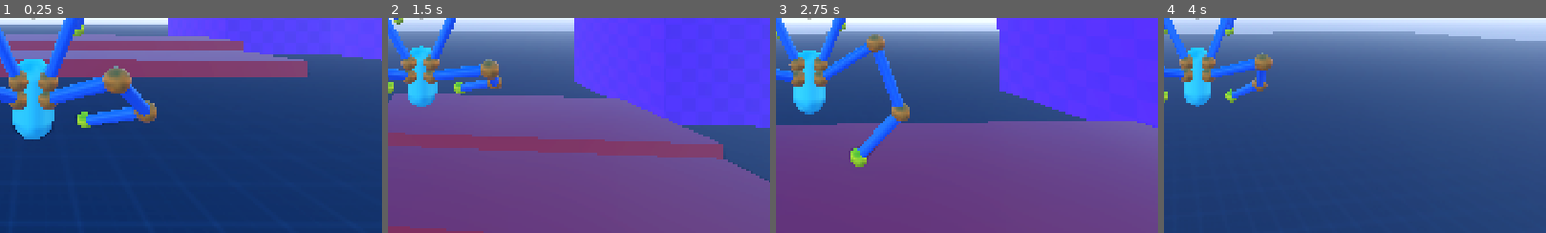
Above: before the commit, frames 1-4 (left to right).
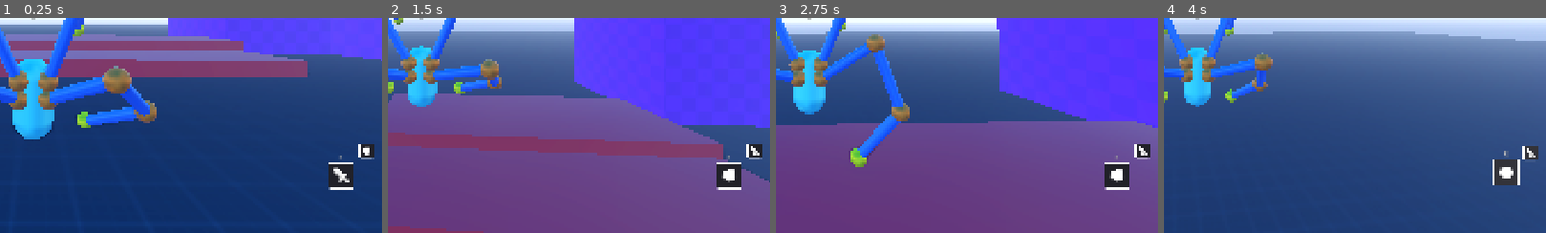
Above: after the commit, the same moments.

Repository: lliamsymonds04/doc-oc
Game: Godot game, scene res://main.tscn
The game is run twice, just before and just after one commit, with the same random seed, the same clock (stepped at 60 frames per second) and the same inputs.
Inputs (mouse positions are % of the whole screen's width and height, from its top left):
- Up to frame 1 (0.25 s): no input
- Up to frame 2 (1.5 s): move the mouse to (55, 50) at 0.52 s; hold R (mode-switch) 0.53-1.28 s; hold W (forward) from 0.53 s (still down); tap Space (jump) at 0.77 s; move the mouse to (45, 50) at 1.27 s; click (45, 50) at 1.35 s
- Up to frame 3 (2.75 s): keep holding W (forward); tap Space (jump) at 1.52 s; tap R (mode-switch) at 1.55 s; move the mouse to (52, 48) at 2.02 s; hold R (mode-switch) from 2.03 s (still down)
- Up to frame 4 (4 s): keep holding W (forward); move the mouse to (49, 52) at 2.77 s; release R (mode-switch) at 2.78 s; right-click (49, 52) at 2.85 s; tap Space (jump) at 3.02, 3.77 s; tap R (mode-switch) at 3.05, 3.8 s; move the mouse to (57, 51) at 3.52 s; hold Shift (sprint) from 3.53 s (still down)
The pictures show only the part of the screen within x 46-96%, y 50-100%; the shares and areas given below are measured in that part.

The runs differ from the first frame. In frame 1, 1.1% of the frame differs, in the area x 86-98%, y 58-80%; in frame 2, 1.1%; in frame 3, 1.1%; in frame 4, 1.2%, in the area x 86-98%, y 59-78%.

Commit message:
feat: mode buttons ui

Diff:
--- /dev/null
+++ b/assets/ui/icons/attack_icon.svg
@@ -0,0 +1,13 @@
+<svg width="32" height="32" xmlns="http://www.w3.org/2000/svg" xmlns:xlink="http://www.w3.org/1999/xlink">
+  <defs>
+    <linearGradient gradientUnits="userSpaceOnUse" x1="-819.2" x2="819.2" spreadMethod="pad" gradientTransform="matrix(0.008544921875 0 0 0.01019287109375 11 12.65)" id="gradient0">
+      <stop offset="0" stop-color="#FFFFFF"/>
+      <stop offset="1" stop-color="#CCCCCC"/>
+    </linearGradient>
+  </defs>
+  <g>
+    <path stroke="none" fill="#FFFFFF" d="M4.3 4.3 Q4.6 4 5 4 L9.6 4 Q10 4 10.3 4.3 L21 15 22 14 22 13 Q22 12.6 22.3 12.3 22.6 12 23 12 L25 12 Q25.4 12 25.7 12.3 L26 13 26 15 25.7 15.7 25 16 24 16 22 18 18 22 16 24 16 25 15.7 25.7 15 26 13 26 12.3 25.7 Q12 25.4 12 25 L12 23 Q12 22.6 12.3 22.3 12.6 22 13 22 L14 22 15 21 18 18 4.3 4.3 M26 22 L27 22 Q27.4 22 27.7 22.3 L28 23 28 27 27.7 27.7 Q27.4 28 27 28 L23 28 Q22.6 28 22.3 27.7 22 27.4 22 27 L22 26 26 22"/>
+    <path stroke="none" fill="#CCCCCC" d="M26 22 L22 26 18 22 22 18 26 22"/>
+    <path stroke="none" fill="url(#gradient0)" d="M15 21 L4.3 10.3 Q4 10 4 9.6 L4 5 Q4 4.6 4.3 4.3 L18 18 15 21"/>
+  </g>
+</svg>
--- /dev/null
+++ b/assets/ui/icons/grab_icon.svg
@@ -0,0 +1,6 @@
+<svg width="32" height="32" xmlns="http://www.w3.org/2000/svg" xmlns:xlink="http://www.w3.org/1999/xlink">
+  <defs/>
+  <g>
+    <path stroke="none" fill="#FFFFFF" d="M20.85 6.35 Q23.65 6.1 24.25 8.9 24.45 11.2 25.15 12.9 L25.8 14.5 Q26.5 16.65 25.95 18.8 L25.35 20.45 24.9 21.3 24.85 21.35 Q23.2 24.35 18.4 25.1 L18.35 25.1 Q11.8 26.2 9.35 22.1 L9.25 22 Q8.5 21.25 7.9 20.2 L7.7 20.05 7.6 20 Q4.75 18.9 5.25 16.05 5.3 15.6 5.5 15.25 L5.5 15.2 Q6.2 14.15 7.35 13.85 L7.55 13.7 7.7 13.45 7.7 13.2 Q6.6 10.25 7.75 9.2 L8.5 8.65 Q10.45 7.5 11.9 8.65 L12.25 8.75 12.55 8.65 12.7 8.35 Q13 6.5 15.15 6.35 17.05 6.2 17.9 7.35 L18.15 7.55 18.45 7.55 18.7 7.35 Q19.35 6.5 20.85 6.35"/>
+  </g>
+</svg>
--- a/ui/hud.tscn
+++ b/ui/hud.tscn
@@ -5,6 +5,7 @@
 [ext_resource type="Shader" uid="uid://bu60as08yka86" path="res://shaders/blur.gdshader" id="3_546lt"]
 [ext_resource type="PackedScene" uid="uid://cnd56v71x1mrb" path="res://ui/pause_menu_button.tscn" id="4_7ihmi"]
 [ext_resource type="AudioStream" uid="uid://c6b43l5u6h3j5" path="res://assets/audio/ui/bookFlip2.ogg" id="4_en2x2"]
+[ext_resource type="PackedScene" uid="uid://ckea25jbuw1i2" path="res://ui/mode_buttons.tscn" id="6_1v5rv"]
 
 [sub_resource type="ShaderMaterial" id="ShaderMaterial_m2c1y"]
 shader = ExtResource("3_546lt")
@@ -58,3 +59,9 @@
 columns = 2
 
 [node name="AudioStreamPlayer2D" type="AudioStreamPlayer2D" parent="PauseMenu" unique_id=1119919063]
+
+[node name="ModeButtons" parent="." unique_id=1989756047 instance=ExtResource("6_1v5rv")]
+offset_left = 1702.0
+offset_top = 877.0
+offset_right = 1702.0
+offset_bottom = 877.0
--- /dev/null
+++ b/ui/mode_buttons.tscn
@@ -0,0 +1,35 @@
+[gd_scene format=3 uid="uid://ckea25jbuw1i2"]
+
+[ext_resource type="Script" uid="uid://c33cntoikxhnf" path="res://ui/mode_handler.gd" id="1_qyeyl"]
+[ext_resource type="PackedScene" uid="uid://cmir1iw4xilyp" path="res://ui/square_button.tscn" id="1_wl20c"]
+
+[node name="ModeButtons" type="Control" unique_id=1989756047]
+layout_mode = 3
+anchors_preset = 15
+anchor_right = 1.0
+anchor_bottom = 1.0
+grow_horizontal = 2
+grow_vertical = 2
+script = ExtResource("1_qyeyl")
+
+[node name="InactivePanel" parent="." unique_id=977001982 instance=ExtResource("1_wl20c")]
+custom_minimum_size = Vector2(38, 38)
+layout_mode = 0
+offset_left = 76.0
+offset_top = -22.0
+offset_right = 114.0
+offset_bottom = 16.0
+
+[node name="ActiveBox" type="VBoxContainer" parent="." unique_id=649509742]
+layout_mode = 0
+offset_right = 64.0
+offset_bottom = 95.0
+
+[node name="Label" type="Label" parent="ActiveBox" unique_id=941846070]
+layout_mode = 2
+theme_override_constants/outline_size = 2
+text = "R"
+horizontal_alignment = 1
+
+[node name="ActivePanel" parent="ActiveBox" unique_id=1015339128 instance=ExtResource("1_wl20c")]
+layout_mode = 2
--- /dev/null
+++ b/ui/mode_handler.gd
@@ -0,0 +1,59 @@
+extends Control
+class_name ModeHandler
+
+@onready var active_box: VBoxContainer = $ActiveBox
+@onready var active_button: Panel = $ActiveBox/ActivePanel
+@onready var inactive_button: Panel = $InactivePanel
+@onready var active_icon: TextureRect = $ActiveBox/ActivePanel/Texture
+@onready var inactive_icon: TextureRect = $InactivePanel/Texture
+
+@export var mode: int = 0
+enum Mode {
+	ATTACK,
+	GRAB
+}
+
+@export_category("Visuals")
+@export var attack_icon: Texture2D = preload("res://assets/ui/icons/attack_icon.svg")
+@export var grab_icon: Texture2D = preload("res://assets/ui/icons/grab_icon.svg")
+@export var pos_tween_duration: float = 0.15
+@export var active_box_tween_offset_x: float = 3.0
+@export var active_box_tween_offset_y: float = 10.0
+@export var inactive_box_tween_offset: float = 7.0
+
+
+var active_button_tween: Tween
+var inactive_button_tween: Tween
+var active_box_starting_position: Vector2
+var inactive_box_starting_position: Vector2
+
+func _ready() -> void:
+	mode = Mode.ATTACK
+
+	active_icon.texture = attack_icon
+	inactive_icon.texture = grab_icon
+
+	active_box_starting_position = active_box.position
+	inactive_box_starting_position = inactive_button.position
+
+func _unhandled_input(event: InputEvent) -> void:
+	if event.is_action_pressed("mode-switch"):
+		mode = (mode + 1) % 2
+		active_icon.texture = [attack_icon, grab_icon][mode]
+		inactive_icon.texture = [grab_icon, attack_icon][mode]
+
+		#tween active box up then down
+		active_button_tween = get_tree().create_tween()
+		active_button_tween.tween_property(active_box, "position", active_box_starting_position
+			+ Vector2(active_box_tween_offset_x, -active_box_tween_offset_y), pos_tween_duration)
+		active_button_tween.tween_property(active_box, "position", active_box_starting_position, pos_tween_duration)
+
+		#tween inactive box down then up
+		inactive_button_tween = get_tree().create_tween()
+		inactive_button_tween.tween_property(inactive_button, "position", inactive_box_starting_position
+			+ Vector2(0, inactive_box_tween_offset), pos_tween_duration)
+		inactive_button_tween.tween_property(inactive_button, "position", inactive_box_starting_position, pos_tween_duration)
+
+		# play the white flash overlay on both buttons
+		active_button.flash()
+		inactive_button.flash()
--- /dev/null
+++ b/ui/square_button.gd
@@ -0,0 +1,20 @@
+extends Panel
+class_name SquareButton
+
+@onready var flash_panel: Panel = $Panel
+
+var _flash_tween: Tween
+
+## Fades the flash overlay in and out over [param duration] seconds.
+func flash(duration: float = 0.25) -> void:
+	if _flash_tween:
+		_flash_tween.kill()  # restart cleanly if triggered again mid-fade
+	flash_panel.visible = true
+	flash_panel.modulate.a = 1.0
+	_flash_tween = create_tween()
+	_flash_tween.tween_property(flash_panel, "modulate:a", 0.0, duration)
+	_flash_tween.tween_callback(_hide_flash_panel)
+
+
+func _hide_flash_panel() -> void:
+	flash_panel.visible = false
--- /dev/null
+++ b/ui/square_button.tscn
@@ -0,0 +1,48 @@
+[gd_scene format=3 uid="uid://cmir1iw4xilyp"]
+
+[ext_resource type="Script" uid="uid://cp8md4vuzuudct" path="res://ui/square_button.gd" id="1_flash"]
+[ext_resource type="Texture2D" uid="uid://bysmsy8wucwkm" path="res://assets/ui/icons/attack_icon.svg" id="1_bw2wb"]
+
+[sub_resource type="StyleBoxFlat" id="StyleBoxFlat_m2c1y"]
+bg_color = Color(0.12941177, 0.12941177, 0.15686275, 1)
+border_width_left = 1
+border_width_top = 1
+border_width_right = 1
+border_width_bottom = 1
+border_color = Color(1, 1, 1, 1)
+corner_radius_top_left = 2
+corner_radius_top_right = 2
+corner_radius_bottom_right = 2
+corner_radius_bottom_left = 2
+
+[sub_resource type="StyleBoxFlat" id="StyleBoxFlat_pftr6"]
+bg_color = Color(1, 1, 1, 0.3019608)
+
+[node name="SquareButton" type="Panel" unique_id=1015339128]
+script = ExtResource("1_flash")
+custom_minimum_size = Vector2(64, 64)
+offset_right = 64.0
+offset_bottom = 64.0
+theme_override_styles/panel = SubResource("StyleBoxFlat_m2c1y")
+
+[node name="Texture" type="TextureRect" parent="." unique_id=412143201]
+layout_mode = 1
+anchors_preset = -1
+anchor_left = 0.1
+anchor_top = 0.1
+anchor_right = 0.9
+anchor_bottom = 0.9
+grow_horizontal = 2
+grow_vertical = 2
+texture = ExtResource("1_bw2wb")
+expand_mode = 1
+
+[node name="Panel" type="Panel" parent="." unique_id=590455099]
+visible = false
+layout_mode = 1
+anchors_preset = 15
+anchor_right = 1.0
+anchor_bottom = 1.0
+grow_horizontal = 2
+grow_vertical = 2
+theme_override_styles/panel = SubResource("StyleBoxFlat_pftr6")
Not shown, added: assets/ui/icons/attack_icon.svg.import
Not shown, added: assets/ui/icons/grab_icon.svg.import
Not shown, added: ui/mode_handler.gd.uid
Not shown, added: ui/square_button.gd.uid
